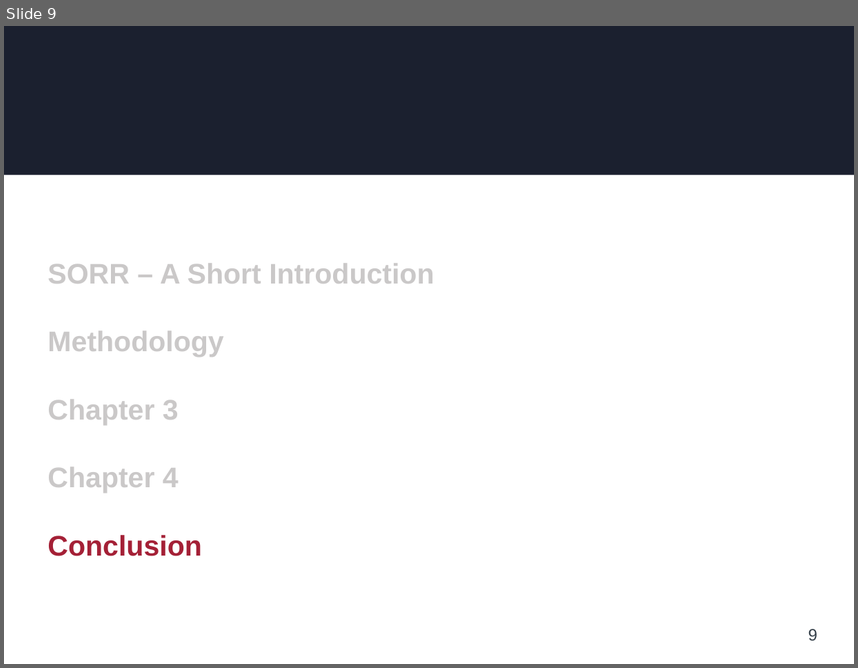
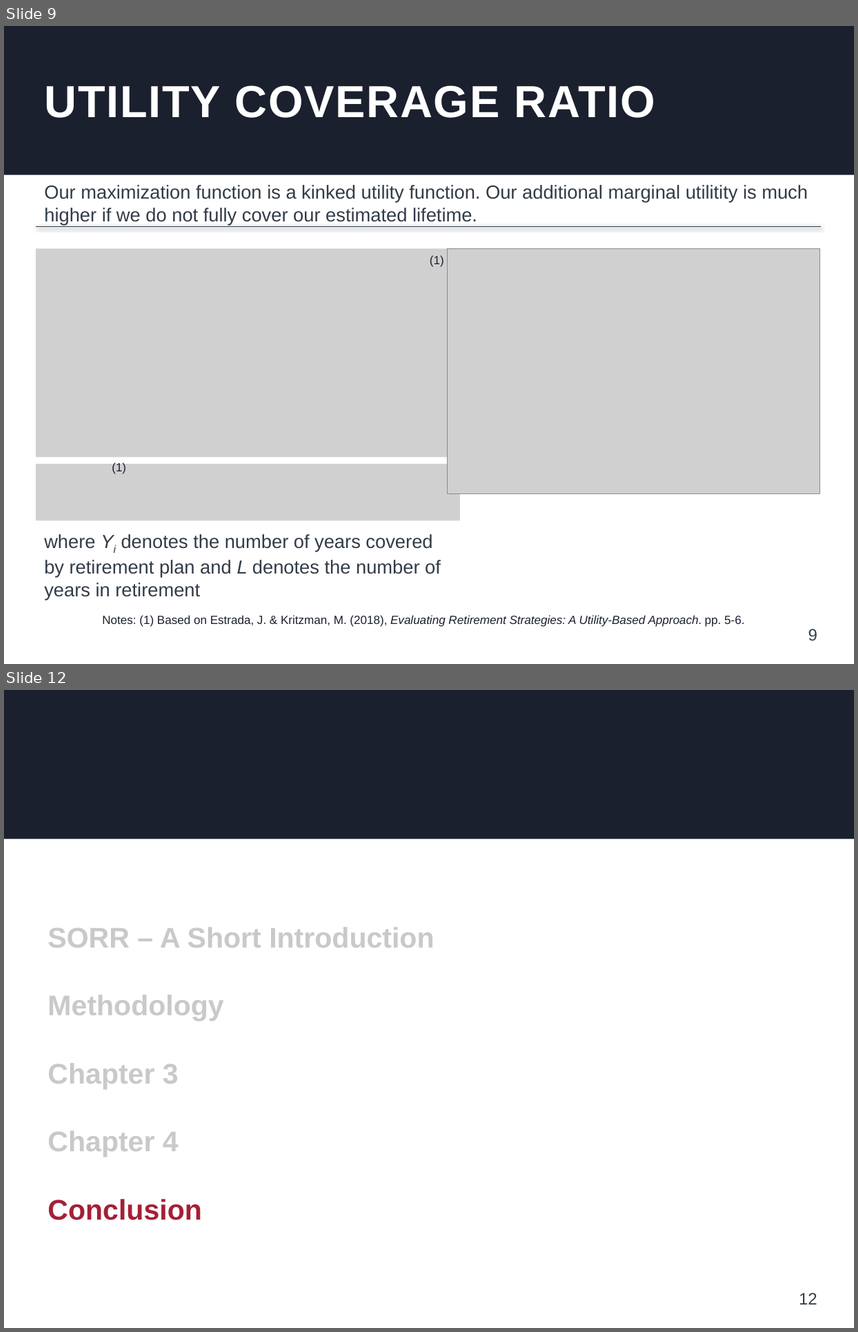
Before and after one commit to hermannviktor/15.451-Proseminar-IM, a slide deck: PPT_Presentation_v2.pptx. Shown one above the other, each under a label of ours: slide 9 before the commit, slides 9 and 12 after it; the slides between them are not shown. The pictures are 858x668 and 858x1332 pixels, drawn with LibreOffice and Linux fonts; fonts in the diff are those of the drawing; grey boxes stand for pictures; background and template pictures are left out. Boxes give left, top, right and bottom in pixels: in the first picture for what was removed or moved away, otherwise in the second. Text is boxed around its words. In the diff, an @@ line names an element or a change of style, - is before the commit and + after.

```diff
--- a/PPT_Presentation_v2.pptx
+++ b/PPT_Presentation_v2.pptx
@@ slide 9 added at box(4, 26, 854, 664), background #FFFFFF; not listed: 1 template element that a slide beside it also shows @@
@@ text added at box(45, 85, 655, 118), 38 pt, text #FFFFFF, bold @@
+UTILITY COVERAGE RATIO
@@ text added at box(44, 185, 808, 225), 16 pt, text #323C47 @@
+Our maximization function is a kinked utility function. Our additional marginal utilitity is much higher if we do not fully cover our estimated lifetime.
@@ line added from (36, 226) to (821, 226), #323C47 0.25 pt @@
@@ picture added at box(36, 249, 461, 381) @@
@@ picture added at box(448, 249, 820, 494) @@
@@ text added at box(430, 255, 444, 267), 10 pt, text #1B202F @@
+(1)
@@ picture added at box(36, 380, 461, 457) @@
@@ picture added at box(36, 463, 461, 521) @@
@@ text added at box(112, 461, 126, 474), 10 pt, text #1B202F @@
+(1)
@@ text added at box(44, 534, 441, 600), 16 pt, text #323C47 @@
+where Yi denotes the number of years covered by retirement plan and L denotes the number of years in retirement
@@ text added at box(102, 615, 744, 626), 10 pt, text #1B202F @@
+Notes: (1) Based on Estrada, J. & Kritzman, M. (2018), Evaluating Retirement Strategies: A Utility-Based Approach. pp. 5-6.
@@ page number added at box(809, 628, 818, 641), 14 pt, text #333E48 @@
+9
@@ what was slide 9 is now slide 12 @@
@@ page number at box(799, 1292, 818, 1304): text changed @@
-9
+12
```
Also in this commit, not shown: 7 slides changed, 2 other slides added, 17 other files.
